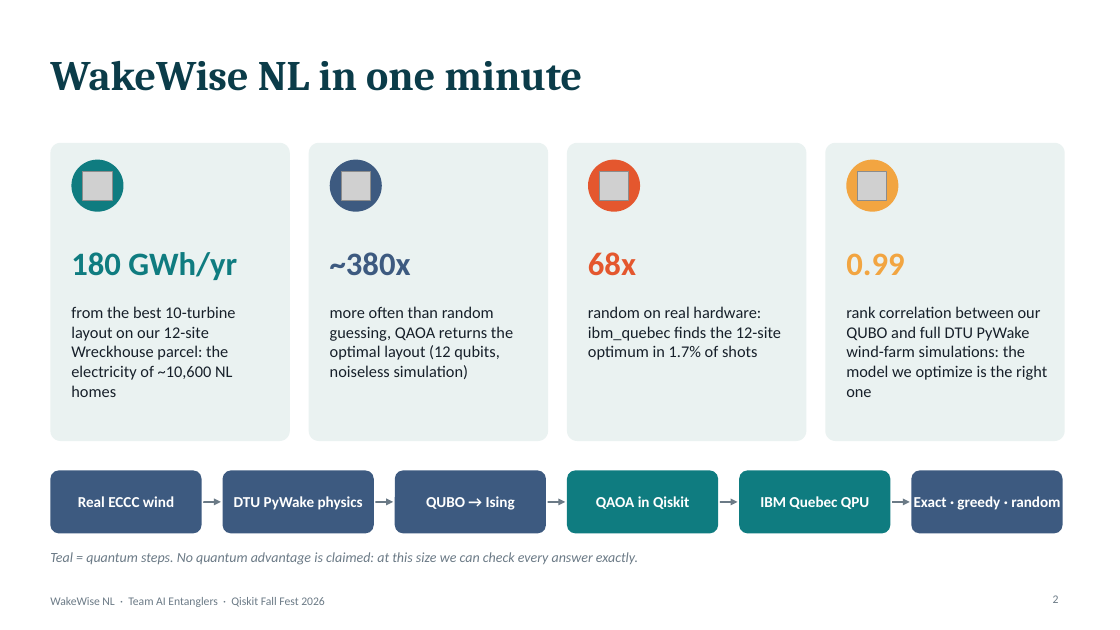
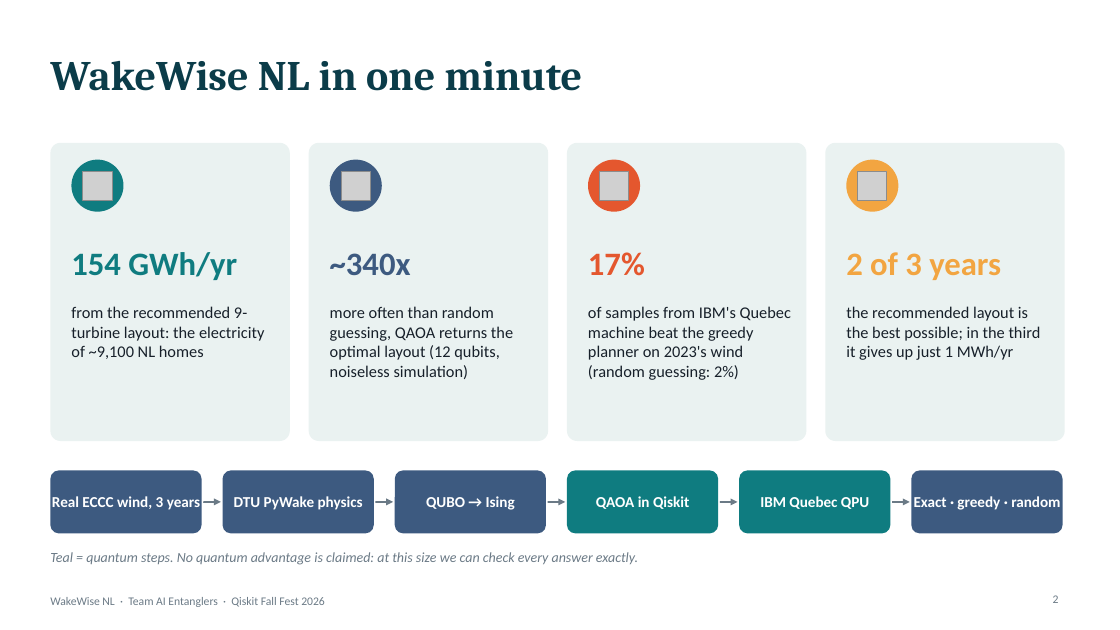
Before and after one commit to mrw-soumik/Qiskit-AI-Entanglers-, a slide deck: slide 2 of slides/WakeWise_NL_AI_Entanglers.pptx. Drawn at 1120x630 pixels with LibreOffice and Linux fonts; fonts in the diff are those of the drawing; grey boxes stand for pictures. Boxes give left, top, right and bottom in pixels: in the first picture for what was removed or moved away, otherwise in the second. Text is boxed around its words. In the diff, an @@ line names an element or a change of style, - is before the commit and + after.

```diff
--- a/slides/WakeWise_NL_AI_Entanglers.pptx
+++ b/slides/WakeWise_NL_AI_Entanglers.pptx
@@ text at [71,252,237,280]: text changed @@
-180 GWh/yr
+154 GWh/yr
@@ text at [330,253,411,275]: text changed @@
-~380x
+~340x
@@ text at [588,252,645,276]: text changed @@
-68x
+17%
@@ text at [846,252,1001,280]: text changed @@
-0.99
+2 of 3 years
@@ text at [71,306,264,359]: text changed @@
-from the best 10-turbine layout on our 12-site Wreckhouse parcel: the electricity of ~10,600 NL homes
+from the recommended 9-turbine layout: the electricity of ~9,100 NL homes
@@ text at [588,306,791,380]: text changed @@
-random on real hardware: ibm_quebec finds the 12-site optimum in 1.7% of shots
+of samples from IBM's Quebec machine beat the greedy planner on 2023's wind (random guessing: 2%)
@@ text at [846,306,1041,360]: text changed @@
-rank correlation between our QUBO and full DTU PyWake wind-farm simulations: the model we optimize is the right one
+the recommended layout is the best possible; in the third it gives up just 1 MWh/yr
@@ text at [52,496,200,510]: text changed @@
-Real ECCC wind
+Real ECCC wind, 3 years
```
Also in this commit, not shown: 11 other slides changed, 1 slide added, 28 other files.
